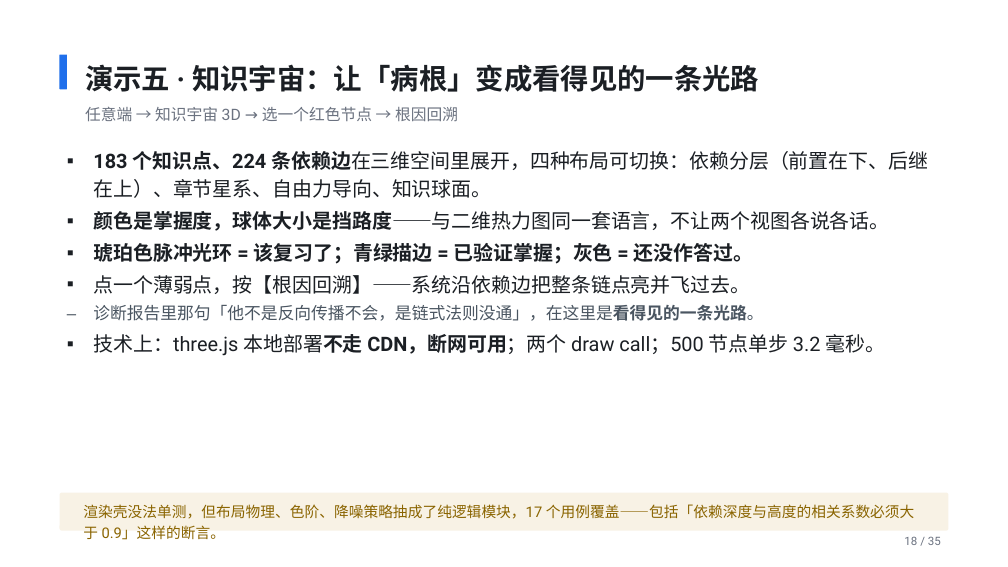
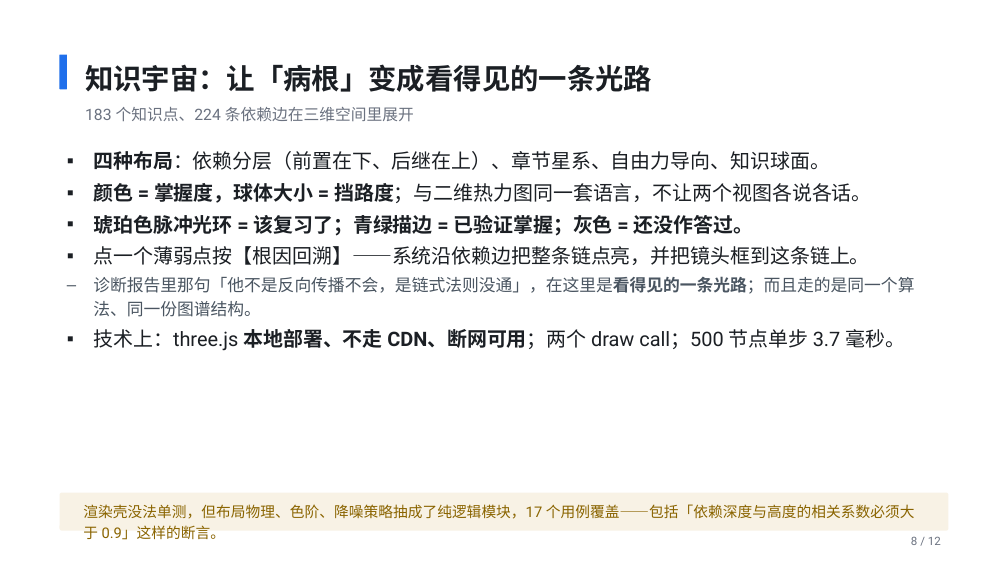
Before and after one commit to codesoldier99/AI_EDU, a slide deck: slide 8 of docs/slides/院长实验班AI教学系统_汇报.pptx (slide 18 before the commit). Drawn at 1008x567 pixels with LibreOffice and Linux fonts; fonts in the diff are those of the drawing. Boxes give left, top, right and bottom in pixels: in the first picture for what was removed or moved away, otherwise in the second. Text is boxed around its words. In the diff, an @@ line names an element or a change of style, - is before the commit and + after.

```diff
--- a/docs/slides/院长实验班AI教学系统_汇报.pptx
+++ b/docs/slides/院长实验班AI教学系统_汇报.pptx
@@ text at [85, 64, 652, 92]: text changed @@
-演示五 · 知识宇宙：让「病根」变成看得见的一条光路
+知识宇宙：让「病根」变成看得见的一条光路
@@ text at [85, 107, 414, 122]: text changed @@
-任意端 → 知识宇宙 3D → 选一个红色节点 → 根因回溯
+183 个知识点、224 条依赖边在三维空间里展开
@@ text at [93, 151, 872, 203]: text changed @@
-▪ 183 个知识点、224 条依赖边在三维空间里展开，四种布局可切换：依赖分层（前置在下、后继在上）、章节星系、自由力导向、知识球面。
-▪ 颜色是掌握度，球体大小是挡路度——与二维热力图同一套语言，不让两个视图各说各话。
+▪ 四种布局：依赖分层（前置在下、后继在上）、章节星系、自由力导向、知识球面。
+▪ 颜色 = 掌握度，球体大小 = 挡路度；与二维热力图同一套语言，不让两个视图各说各话。
@@ text at [93, 246, 914, 351]: text changed @@
-▪ 点一个薄弱点，按【根因回溯】——系统沿依赖边把整条链点亮并飞过去。
-  – 诊断报告里那句「他不是反向传播不会，是链式法则没通」，在这里是看得见的一条光路。
-▪ 技术上：three.js 本地部署不走 CDN，断网可用；两个 draw call；500 节点单步 3.2 毫秒。
+▪ 点一个薄弱点按【根因回溯】——系统沿依赖边把整条链点亮，并把镜头框到这条链上。
+  – 诊断报告里那句「他不是反向传播不会，是链式法则没通」，在这里是看得见的一条光路；而且走的是同一个算法、同一份图谱结构。
+▪ 技术上：three.js 本地部署、不走 CDN、断网可用；两个 draw call；500 节点单步 3.7 毫秒。
@@ text at [911, 536, 941, 545]: text changed @@
-18 / 35
+8 / 12
```
Also in this commit, not shown: 10 other slides changed, 1 slide added, 24 slides removed, 8 other files.
